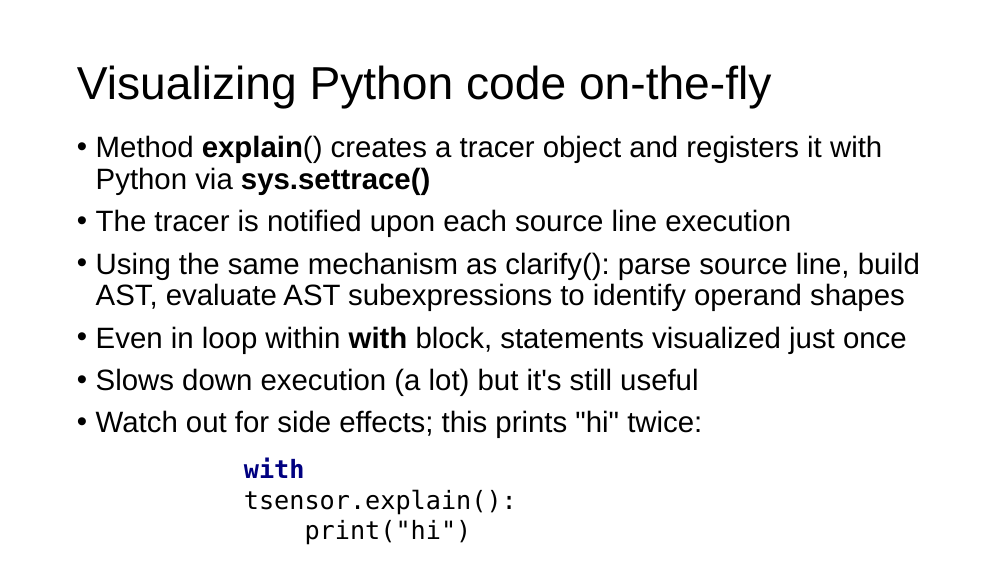
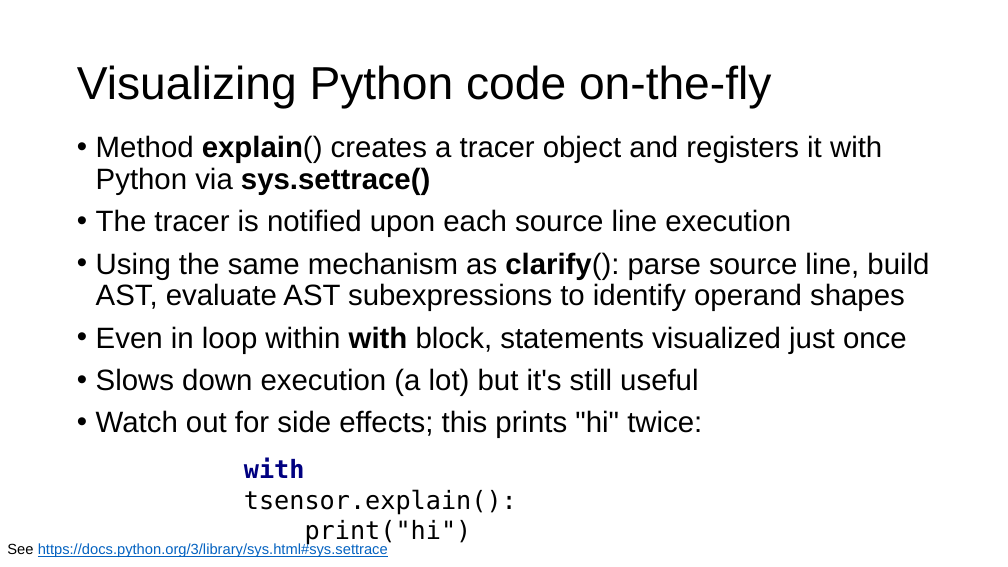
Before and after one commit to parrt/tensor-sensor, a slide deck: slide 21 of talks/strumenta/tensor-sensor.pptx (slide 18 before the commit). Drawn at 1008x567 pixels with LibreOffice and Linux fonts; fonts in the diff are those of the drawing; background and template pictures are left out. Boxes give left, top, right and bottom in pixels: in the first picture for what was removed or moved away, otherwise in the second. Text is boxed around its words. In the diff, an @@ line names an element or a change of style, - is before the commit and + after.

```diff
--- a/talks/strumenta/tensor-sensor.pptx
+++ b/talks/strumenta/tensor-sensor.pptx
@@ text at (96, 252, 929, 311): bold on in "clarify():" @@
@@ text added at (7, 543, 388, 557), 14 pt, text #0563C1, underline @@
+See https://docs.python.org/3/library/sys.html#sys.settrace
```
Also in this commit, not shown: 13 other slides changed, 4 slides added, 1 slide removed, 1 other file.
